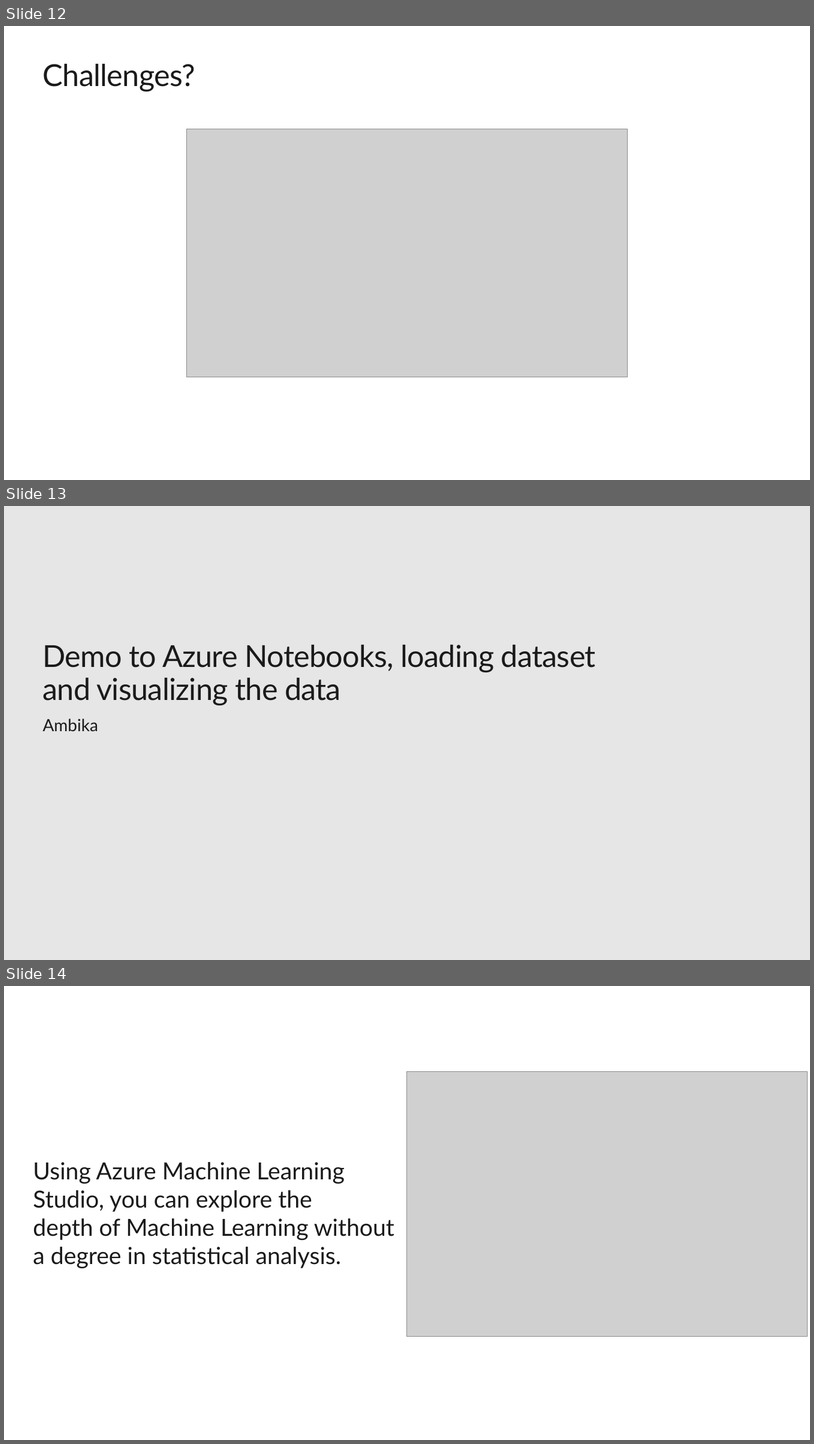
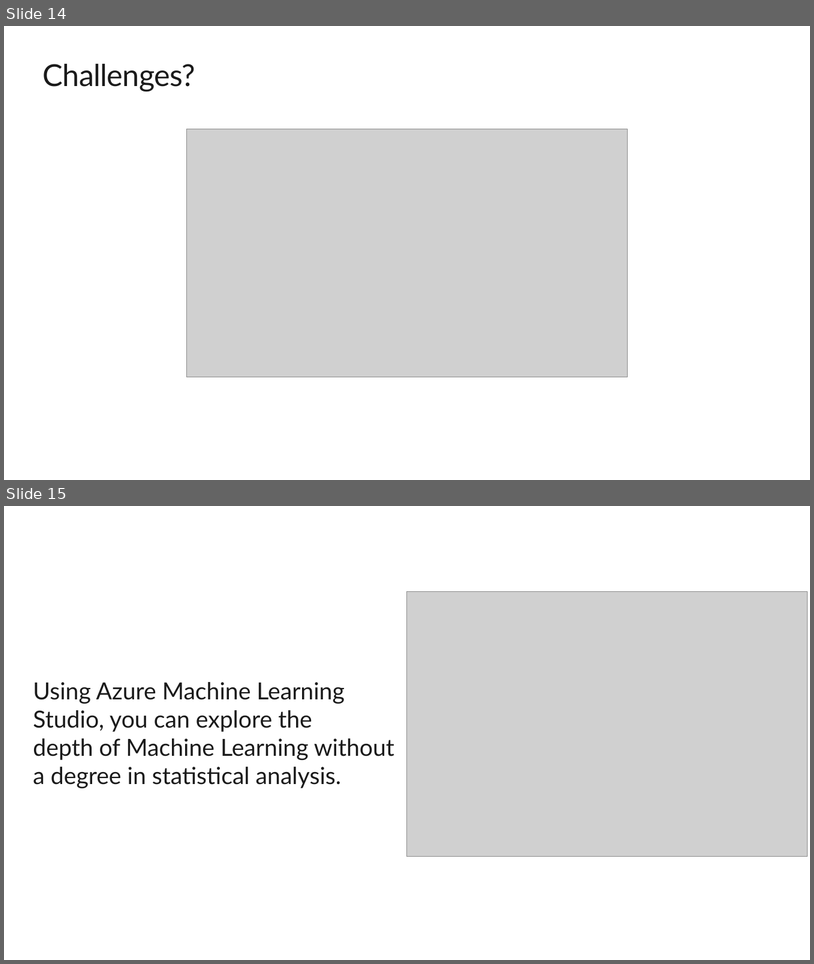
Before and after one commit to himanshubeniwal/Sessions, a slide deck: Final_forDSandML.pptx. Shown one above the other, each under a label of ours: slides 12, 13 and 14 before the commit, slides 14 and 15 after it. The pictures are 814x1444 and 814x964 pixels, drawn with LibreOffice and Linux fonts; fonts in the diff are those of the drawing; grey boxes stand for pictures; background and template pictures are left out. Boxes give left, top, right and bottom in pixels: in the first picture for what was removed or moved away, otherwise in the second. Text is boxed around its words. In the diff, an @@ line names an element or a change of style, - is before the commit and + after.

```diff
--- a/Final_forDSandML.pptx
+++ b/Final_forDSandML.pptx
@@ slide 13 removed at <box>4,506,810,960</box>, background #E6E6E6 @@
@@ title removed at <box>43,645,596,705</box> @@
-Demo to Azure Notebooks, loading dataset and visualizing the data
@@ text removed at <box>43,718,99,731</box> @@
-Ambika
@@ what was slide 12 is now slide 14 @@
@@ what was slide 14 is now slide 15 @@
```
Also in this commit, not shown: 5 slides changed, 2 slides added, 2 other slides removed, 1 other file.
